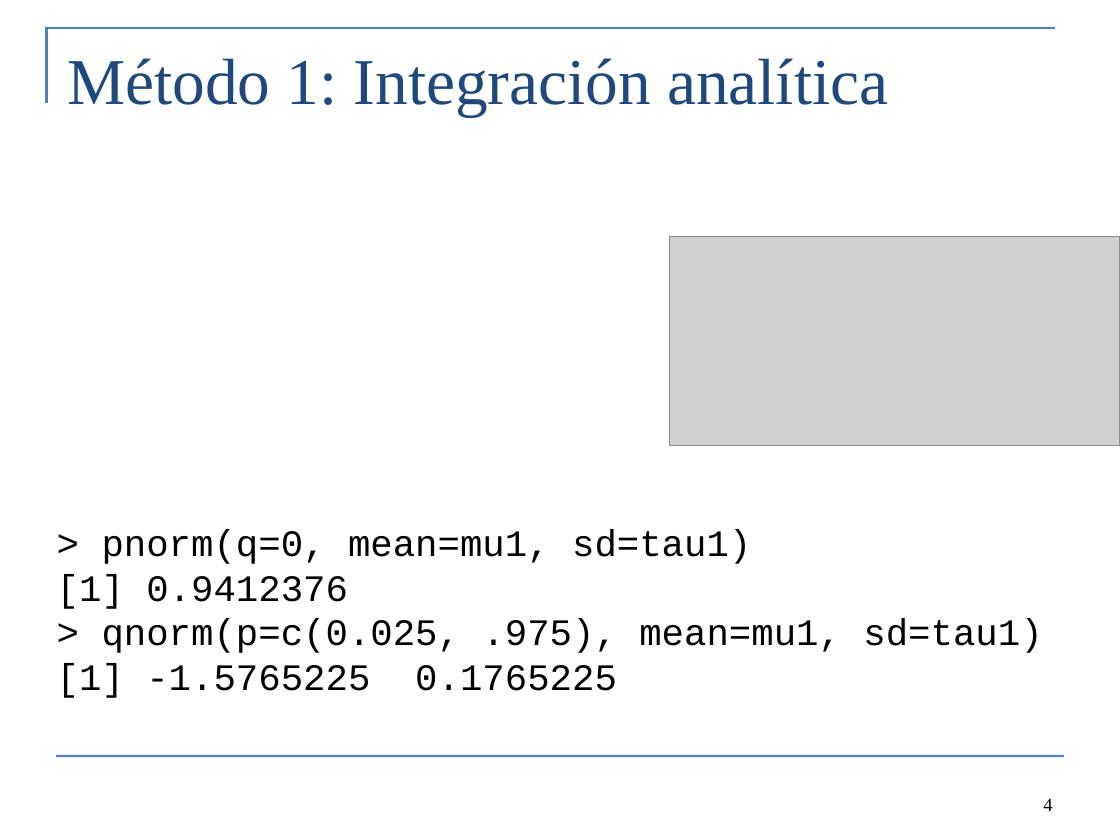
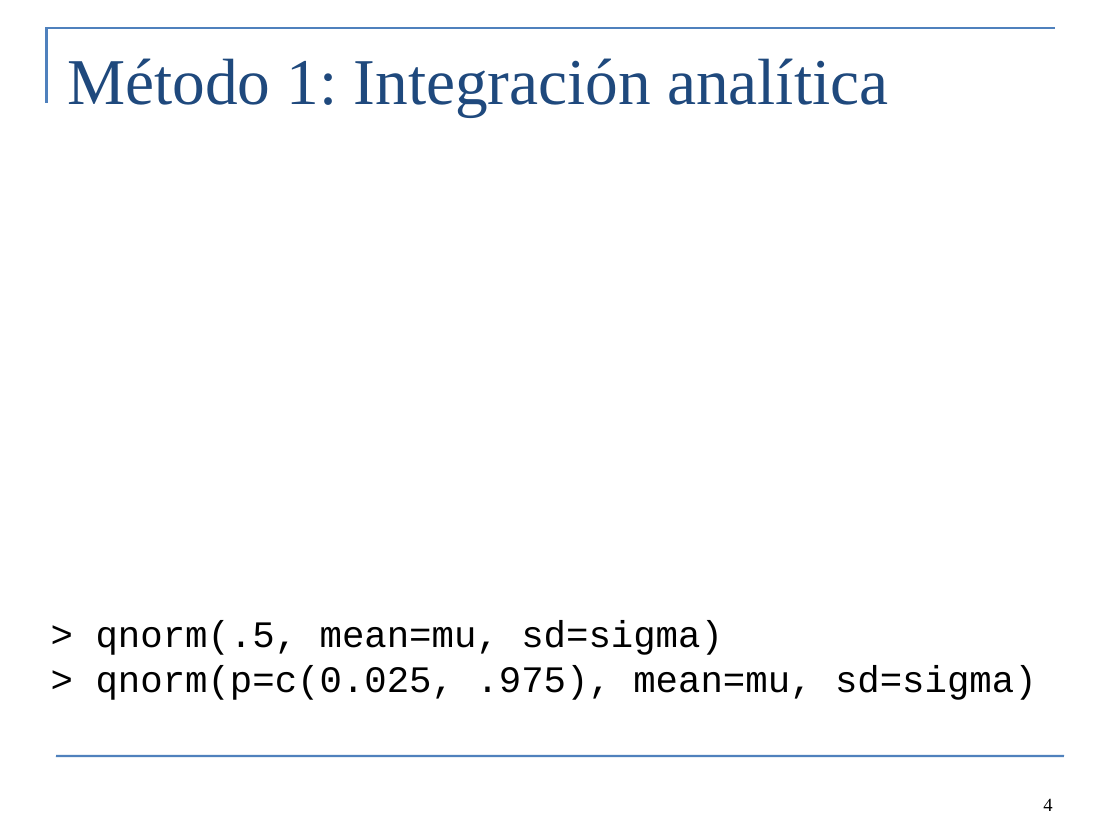
Before and after one commit to colemonnahan/bayes_workshop, a slide deck: slide 4 of dia1/lab1_integration.pptx. Drawn at 1120x840 pixels with LibreOffice and Linux fonts; fonts in the diff are those of the drawing; grey boxes stand for pictures. Boxes give left, top, right and bottom in pixels: in the first picture for what was removed or moved away, otherwise in the second. Text is boxed around its words. In the diff, an @@ line names an element or a change of style, - is before the commit and + after.

```diff
--- a/dia1/lab1_integration.pptx
+++ b/dia1/lab1_integration.pptx
@@ picture removed at [670, 236, 1120, 446] @@
@@ text at [96, 621, 1037, 700]: text changed @@
-> pnorm(q=0, mean=mu1, sd=tau1)
-[1] 0.9412376
-> qnorm(p=c(0.025, .975), mean=mu1, sd=tau1)
-[1] -1.5765225 0.1765225
+> qnorm(.5, mean=mu, sd=sigma)
+> qnorm(p=c(0.025, .975), mean=mu, sd=sigma)
```
Also in this commit, not shown: 5 other slides changed, 3 slides added, 2 slides removed, 4 other files.
